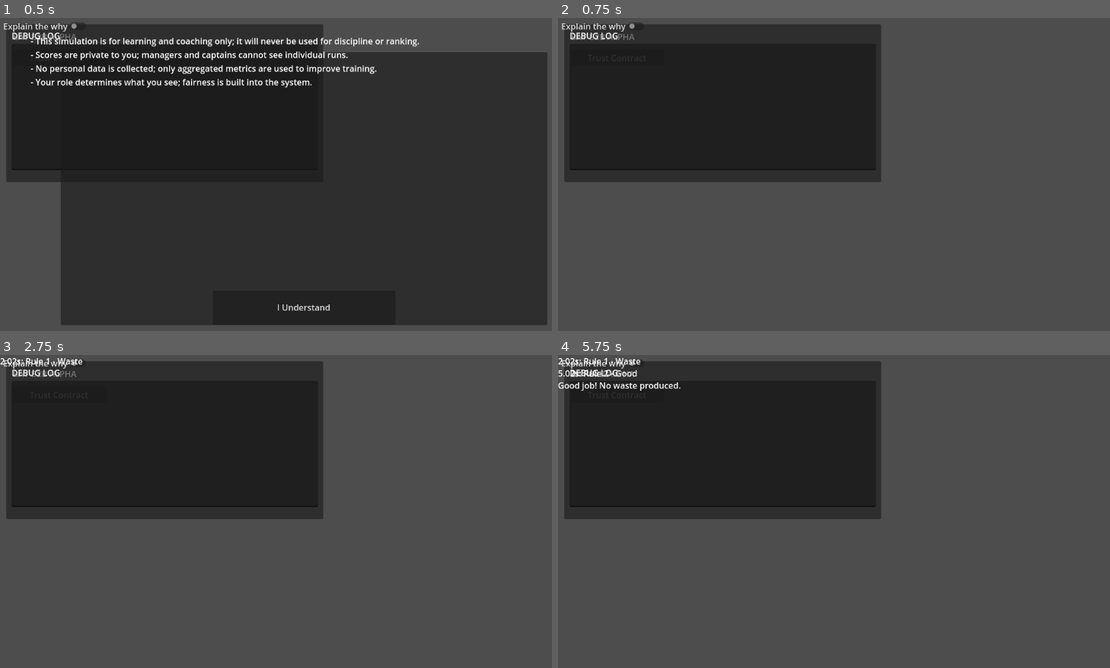
Above: before the commit, frames 1-4 (two rows, left to right).
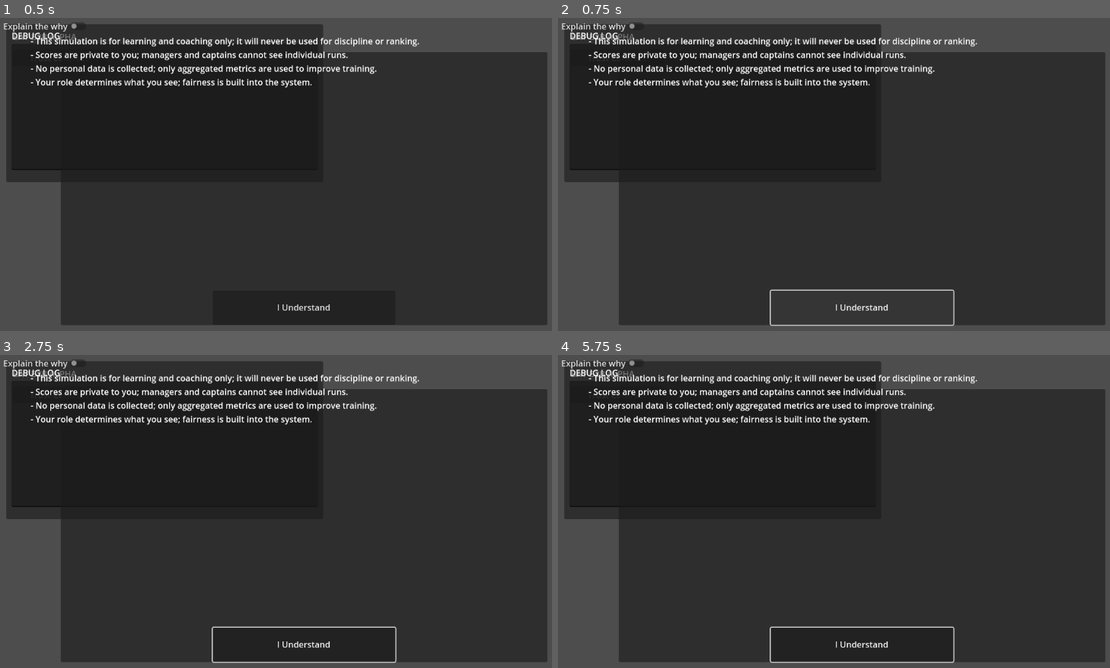
Above: after the commit, the same moments.

Repository: donotworryitisme-boop/wots-alpha
Game: Godot game, scene res://scenes/Main.tscn
The game is run twice, just before and just after one commit, with the same random seed, the same clock (stepped at 60 frames per second) and the same inputs.
Inputs (mouse positions are in pixels of both pictures, inside the frame that each line leads up to):
- Up to frame 1 (0.5 s): no input
- Up to frame 2 (0.75 s): click "I Understand" at 0.5 s
- Up to frame 3 (2.75 s): click "Trust Contract" at 1.25 s; click "Explain the why" at 2 s
- Up to frame 4 (5.75 s): click "Trust Contract" at 2.75 s; click "Explain the why" at 3.5 s; click (861, 646) at 4.25 s, where only the run after the commit has a clickable "I Understand"; click "Trust Contract" at 5 s

Frame 1 is identical in both runs. In frame 2, 56% of the frame differs, in the area x 5-100%, y 6-99%; in frame 3, 60%; in frame 4, 60%, in the area x 0-100%, y 0-99%.

Commit message:
BAY-ALPHA008-UGH

Diff:
--- a/scripts/TrustContract.gd
+++ b/scripts/TrustContract.gd
@@ -3,20 +3,18 @@
 
 signal accepted
 
-# Handles the Trust Contract overlay: emits when accepted.
-
+# Connect the AcceptButton when the scene is ready.
 func _ready() -> void:
-	# Search recursively for a node named AcceptButton.
 	var accept_button = find_child("AcceptButton", true, false)
 	if accept_button:
 		accept_button.connect("pressed", Callable(self, "_on_accept_pressed"))
 
 func _on_accept_pressed() -> void:
-	# Save a file to indicate the contract has been seen
-	var path := "user://trust_contract_seen.dat"
-	var file := FileAccess.open(path, FileAccess.WRITE)
+	# Persist acceptance to prevent re-showing on next launch
+	var path = "user://trust_contract_seen.dat"
+	var file = FileAccess.open(path, FileAccess.WRITE)
 	file.store_string("1")
 	file.close()
-	# Emit acceptance and remove self
+
 	emit_signal("accepted")
 	queue_free()
--- a/ui/TrustContract.tscn
+++ b/ui/TrustContract.tscn
@@ -7,18 +7,16 @@
 anchors_preset = 15
 anchor_right = 1.0
 anchor_bottom = 1.0
-grow_horizontal = 2
-grow_vertical = 2
 script = ExtResource("1")
 
-[node name="Panel" type="Panel" parent="."]
+[node name="TrustContract#Panel" type="Panel" parent="."]
 layout_mode = 0
 anchor_left = 0.1
 anchor_top = 0.1
 anchor_right = 0.9
 anchor_bottom = 0.9
 
-[node name="Text" type="Label" parent="."]
+[node name="Panel#Text" type="Label" parent="."]
 layout_mode = 0
 anchor_left = 0.05
 anchor_top = 0.05
@@ -29,7 +27,7 @@
 - No personal data is collected; only aggregated metrics are used to improve training.
 - Your role determines what you see; fairness is built into the system."
 
-[node name="AcceptButton" type="Button" parent="."]
+[node name="Panel#AcceptButton" type="Button" parent="."]
 layout_mode = 0
 anchor_left = 0.35
 anchor_top = 0.8
Not shown: 1 places in ui/TrustContract.tscn that only renumber resources
